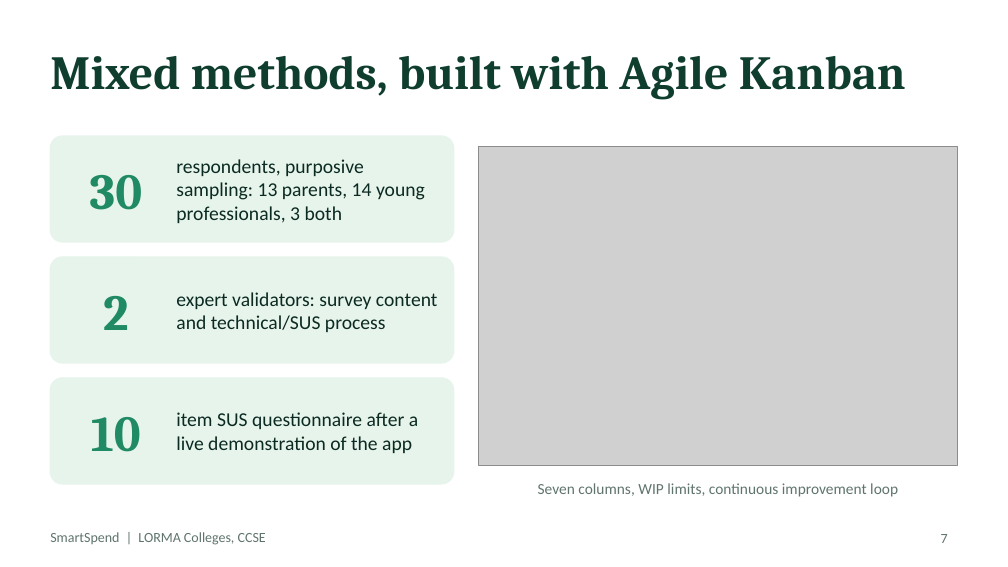
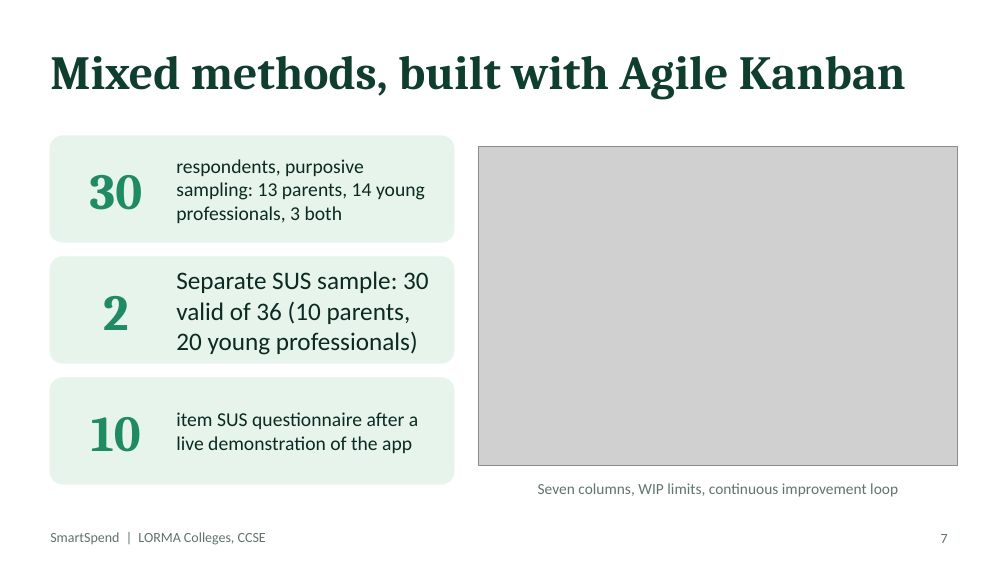
Before and after one commit to Zushikina-kun/smartspend-app, a slide deck: slide 7 of docs/handsoff/FOR_CYRILLE/SmartSpend_Defense.pptx. Drawn at 1008x567 pixels with LibreOffice and Linux fonts; fonts in the diff are those of the drawing; grey boxes stand for pictures. Boxes give left, top, right and bottom in pixels: in the first picture for what was removed or moved away, otherwise in the second. Text is boxed around its words. In the diff, an @@ line names an element or a change of style, - is before the commit and + after.

```diff
--- a/docs/handsoff/FOR_CYRILLE/SmartSpend_Defense.pptx
+++ b/docs/handsoff/FOR_CYRILLE/SmartSpend_Defense.pptx
@@ text at box(176, 271, 429, 355): text changed; size 14 to 18 pt @@
-expert validators: survey content and technical/SUS process
+Separate SUS sample: 30 valid of 36 (10 parents, 20 young professionals)
```
Also in this commit, not shown: 5 other slides changed.
